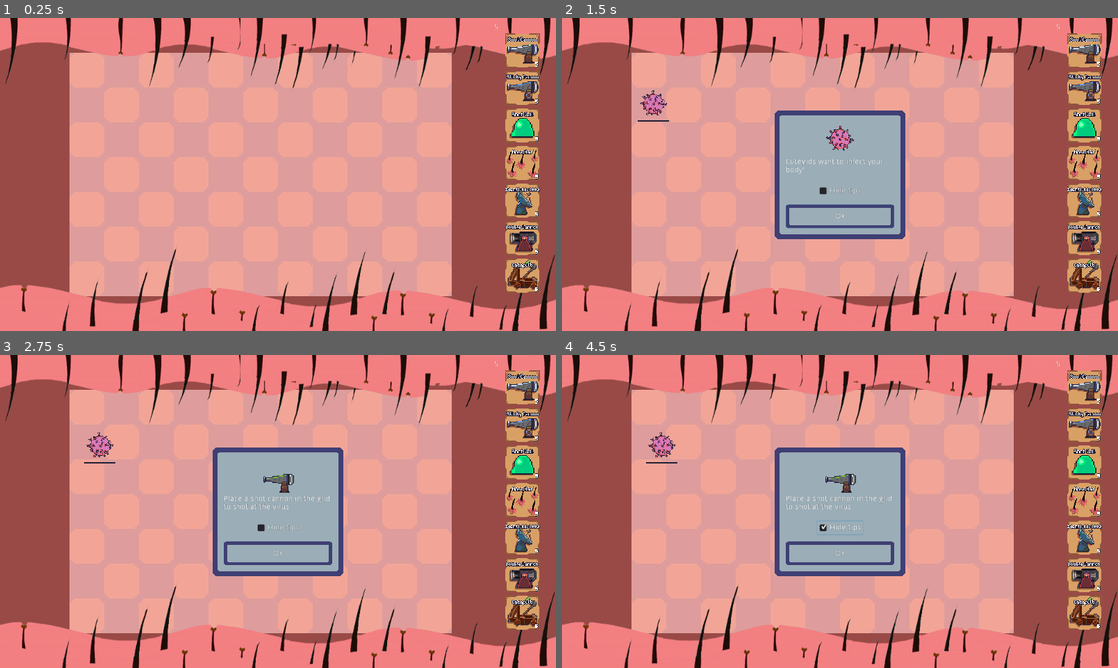
Above: before the commit, frames 1-4 (two rows, left to right).
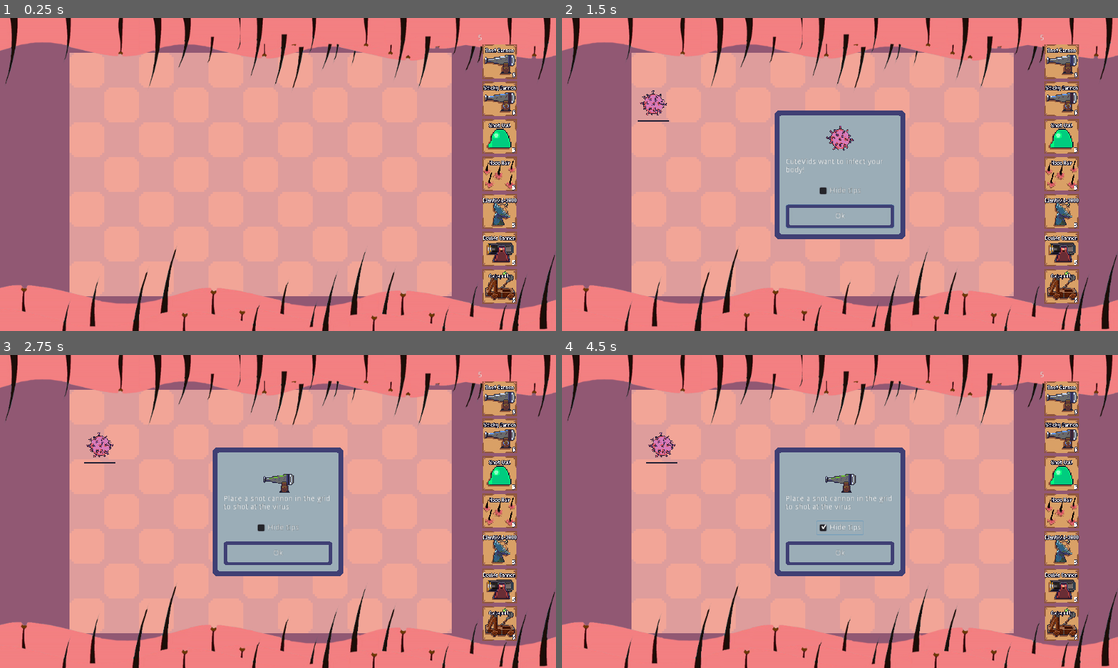
Above: after the commit, the same moments.

Repository: TeamKebab/GodotWildJam23
Game: Godot game, scene res://src/Main.tscn
Two runs of this game, one before a commit and one after it. Both use one fixed random seed, a clock stepped at 60 frames per second and the inputs below. Sound files missing from this copy of the repository are replaced by a short silence.
Inputs (mouse positions are in pixels of both pictures, inside the frame that each line leads up to; where the layout moved, square brackets give the same spot in the first picture):
- Up to frame 1 (0.25 s): no input
- Up to frame 2 (1.5 s): click (1062, 61) [1084, 49] at 0.5 s; click "Ok" at 1.25 s
- Up to frame 3 (2.75 s): click "Ok" at 2 s
- Up to frame 4 (4.5 s): click "Hide tips" at 2.75 s; click "Hide tips" at 3.5 s; click "Hide tips" at 4.25 s

The runs differ from the first frame. In frame 1, 25% of the frame differs, in the area x 0-100%, y 2-93%; in frame 2, 25%; in frame 3, 25%; in frame 4, 25%.
Error after the commit: Invalid get index 'stream' (on base: 'null instance'). (res://src/GUI.gd:59)

Commit message:
updated bg color

Diff:
--- a/src/Main.tscn
+++ b/src/Main.tscn
@@ -32,11 +32,12 @@
 [ext_resource path="res://src/resources/CatapultCardDisabled.tres" type="Texture" id=30]
 [ext_resource path="res://src/resources/CatapultCard.tres" type="Texture" id=31]
 [ext_resource path="res://src/entities/defenses/DoubleCannonPlaceholder.tscn" type="PackedScene" id=32]
-[ext_resource path="res://assets/sfx/defense_buying.ogg" type="AudioStream" id=33]
-[ext_resource path="res://assets/sfx/defense_placement.ogg" type="AudioStream" id=34]
 
 [node name="Game" type="Node"]
 script = ExtResource( 16 )
+
+[node name="Timer" type="Timer" parent="."]
+one_shot = true
 
 [node name="AudioStreamPlayer2D" type="AudioStreamPlayer2D" parent="."]
 position = Vector2( 512, 288 )
@@ -44,14 +45,14 @@
 autoplay = true
 area_mask = 0
 
-[node name="Timer" type="Timer" parent="."]
-one_shot = true
-
 [node name="Background" type="ColorRect" parent="."]
 anchor_right = 1.0
 anchor_bottom = 1.0
 mouse_filter = 2
-color = Color( 0.6, 0.290196, 0.27451, 1 )
+color = Color( 0.568627, 0.345098, 0.45098, 1 )
+__meta__ = {
+"_edit_use_anchors_": false
+}
 
 [node name="Grid" parent="." instance=ExtResource( 4 )]
 position = Vector2( 128, 64 )
@@ -97,17 +98,13 @@
 [node name="GUI" type="Node" parent="."]
 script = ExtResource( 6 )
 
-[node name="BuySound" type="AudioStreamPlayer2D" parent="GUI"]
-stream = ExtResource( 33 )
-
-[node name="PlaceSound" type="AudioStreamPlayer2D" parent="GUI"]
-stream = ExtResource( 34 )
-
 [node name="ToolBar" type="MarginContainer" parent="GUI"]
 anchor_left = 1.0
 anchor_right = 1.0
 anchor_bottom = 1.0
-margin_left = -124.0
+margin_left = -154.0
+margin_top = 20.0
+margin_right = -54.0
 mouse_filter = 1
 size_flags_horizontal = 3
 size_flags_vertical = 4
@@ -122,17 +119,17 @@
 [node name="VBoxContainer" type="VBoxContainer" parent="GUI/ToolBar"]
 margin_left = 10.0
 margin_top = 10.0
-margin_right = 114.0
-margin_bottom = 566.0
+margin_right = 89.0
+margin_bottom = 546.0
 
 [node name="AntibodiesCounter" type="Label" parent="GUI/ToolBar/VBoxContainer"]
-margin_right = 104.0
+margin_right = 79.0
 margin_bottom = 14.0
 script = ExtResource( 5 )
 
 [node name="ButtonContainer" type="VBoxContainer" parent="GUI/ToolBar/VBoxContainer"]
-margin_top = 18.0
-margin_right = 104.0
+margin_top = 23.0
+margin_right = 79.0
 margin_bottom = 496.0
 size_flags_horizontal = 3
 custom_constants/separation = 5
@@ -142,9 +139,9 @@
 anchor_top = 0.0
 anchor_right = 0.0
 anchor_bottom = 0.0
-margin_left = 20.0
+margin_left = 7.0
 margin_top = 0.0
-margin_right = 84.0
+margin_right = 71.0
 margin_bottom = 64.0
 texture_normal = ExtResource( 18 )
 texture_pressed = ExtResource( 18 )
@@ -158,9 +155,9 @@
 anchor_top = 0.0
 anchor_right = 0.0
 anchor_bottom = 0.0
-margin_left = 20.0
+margin_left = 7.0
 margin_top = 69.0
-margin_right = 84.0
+margin_right = 71.0
 margin_bottom = 133.0
 texture_normal = ExtResource( 25 )
 texture_pressed = ExtResource( 25 )
@@ -174,9 +171,9 @@
 anchor_top = 0.0
 anchor_right = 0.0
 anchor_bottom = 0.0
-margin_left = 20.0
+margin_left = 7.0
 margin_top = 138.0
-margin_right = 84.0
+margin_right = 71.0
 margin_bottom = 202.0
 texture_normal = ExtResource( 21 )
 texture_pressed = ExtResource( 21 )
@@ -190,9 +187,9 @@
 anchor_top = 0.0
 anchor_right = 0.0
 anchor_bottom = 0.0
-margin_left = 20.0
+margin_left = 7.0
 margin_top = 207.0
-margin_right = 84.0
+margin_right = 71.0
 margin_bottom = 271.0
 texture_normal = ExtResource( 23 )
 texture_pressed = ExtResource( 23 )
@@ -206,9 +203,9 @@
 anchor_top = 0.0
 anchor_right = 0.0
 anchor_bottom = 0.0
-margin_left = 20.0
+margin_left = 7.0
 margin_top = 276.0
-margin_right = 84.0
+margin_right = 71.0
 margin_bottom = 340.0
 texture_normal = ExtResource( 29 )
 texture_pressed = ExtResource( 29 )
@@ -222,9 +219,9 @@
 anchor_top = 0.0
 anchor_right = 0.0
 anchor_bottom = 0.0
-margin_left = 20.0
+margin_left = 7.0
 margin_top = 345.0
-margin_right = 84.0
+margin_right = 71.0
 margin_bottom = 409.0
 texture_normal = ExtResource( 27 )
 texture_pressed = ExtResource( 27 )
@@ -238,9 +235,9 @@
 anchor_top = 0.0
 anchor_right = 0.0
 anchor_bottom = 0.0
-margin_left = 20.0
+margin_left = 7.0
 margin_top = 414.0
-margin_right = 84.0
+margin_right = 71.0
 margin_bottom = 478.0
 texture_normal = ExtResource( 31 )
 texture_pressed = ExtResource( 31 )
Not shown: 1 places in src/Main.tscn that only renumber resources
